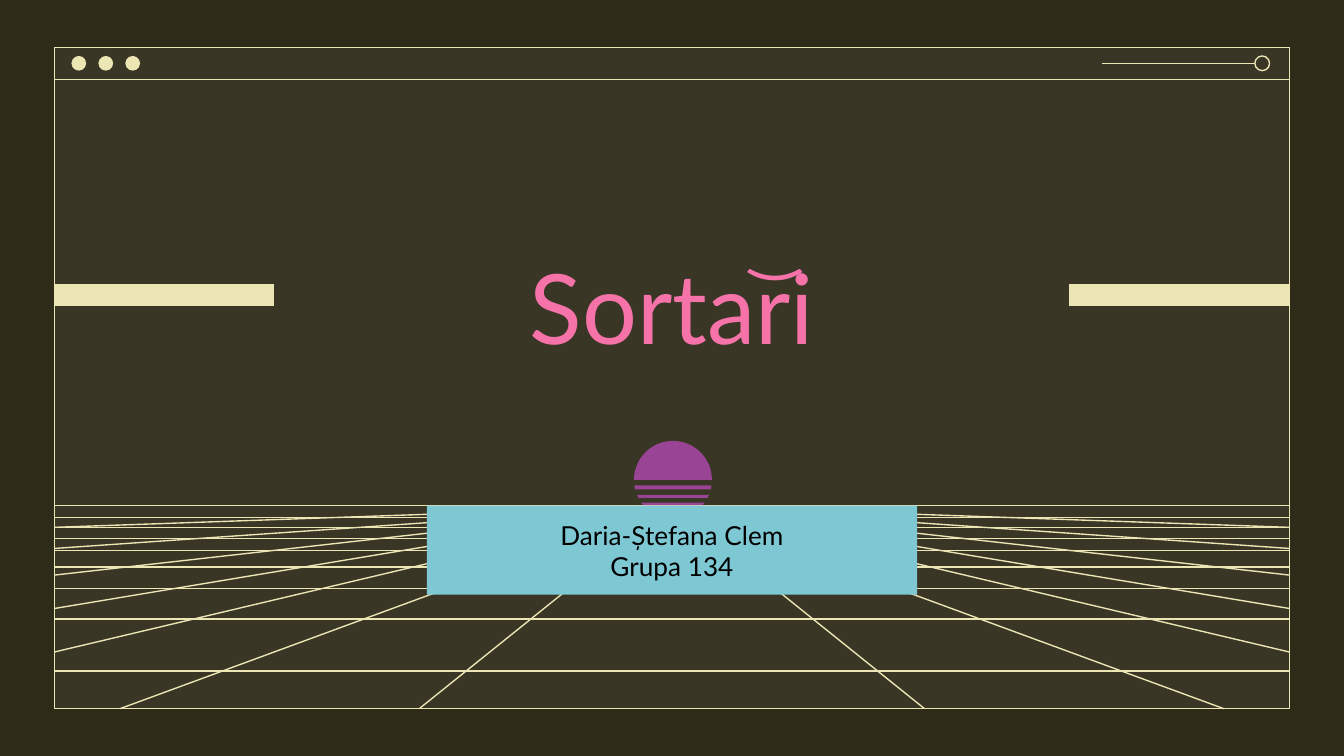
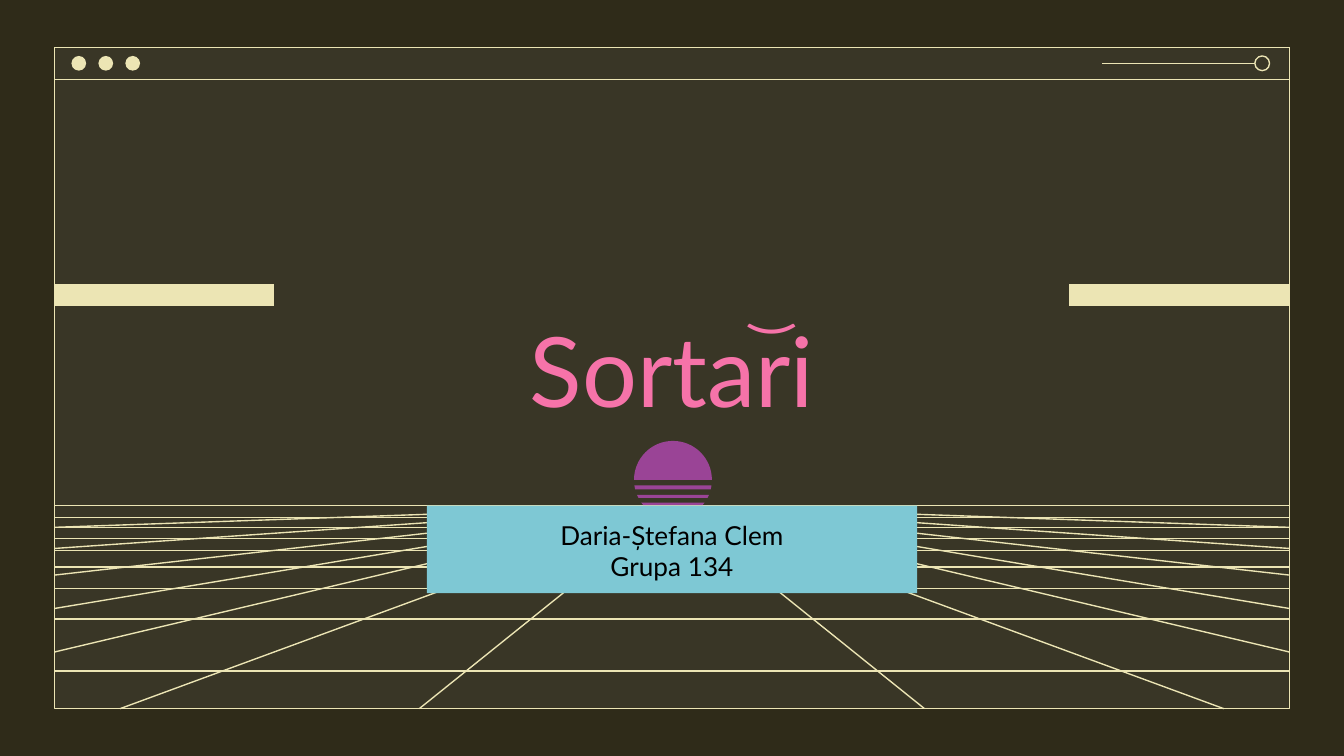
Before and after one commit to DariaClem/Comparison-of-sorting-algorithms, a slide deck: slide 1 of Proiect1_SD.pptx. Drawn at 1344x756 pixels with LibreOffice and Linux fonts; fonts in the diff are those of the drawing; background and template pictures are left out. Boxes give left, top, right and bottom in pixels: in the first picture for what was removed or moved away, otherwise in the second. Text is boxed around its words. In the diff, an @@ line names an element or a change of style, - is before the commit and + after.

```diff
--- a/Proiect1_SD.pptx
+++ b/Proiect1_SD.pptx
@@ title "Sortari" rewrapped from (530,269,814,345) to (530,324,814,408) @@
@@ text "(": place and size @@
-text "(" at (726,230,812,296)
+text "(" at (728,103,805,349)
@@ text "(" at (728,103,805,349): size 32 to 28 pt @@
```
Also in this commit, not shown: 17 other slides changed, 42 slides added, 13 slides removed, 1 other file.
